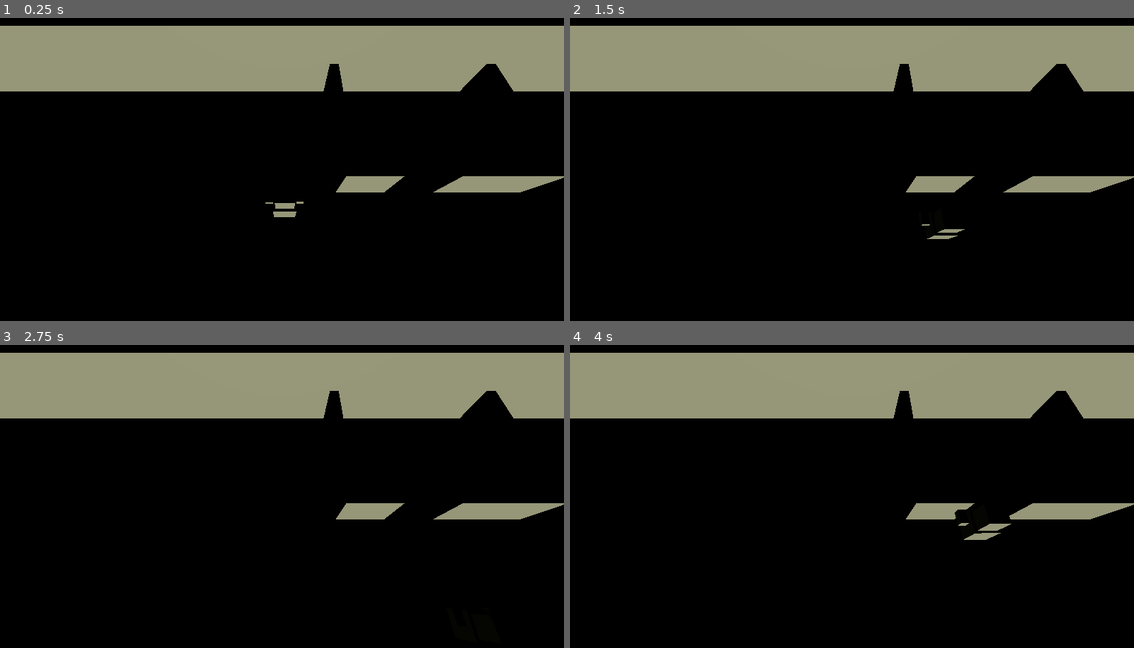
Above: before the commit, frames 1-4 (two rows, left to right).
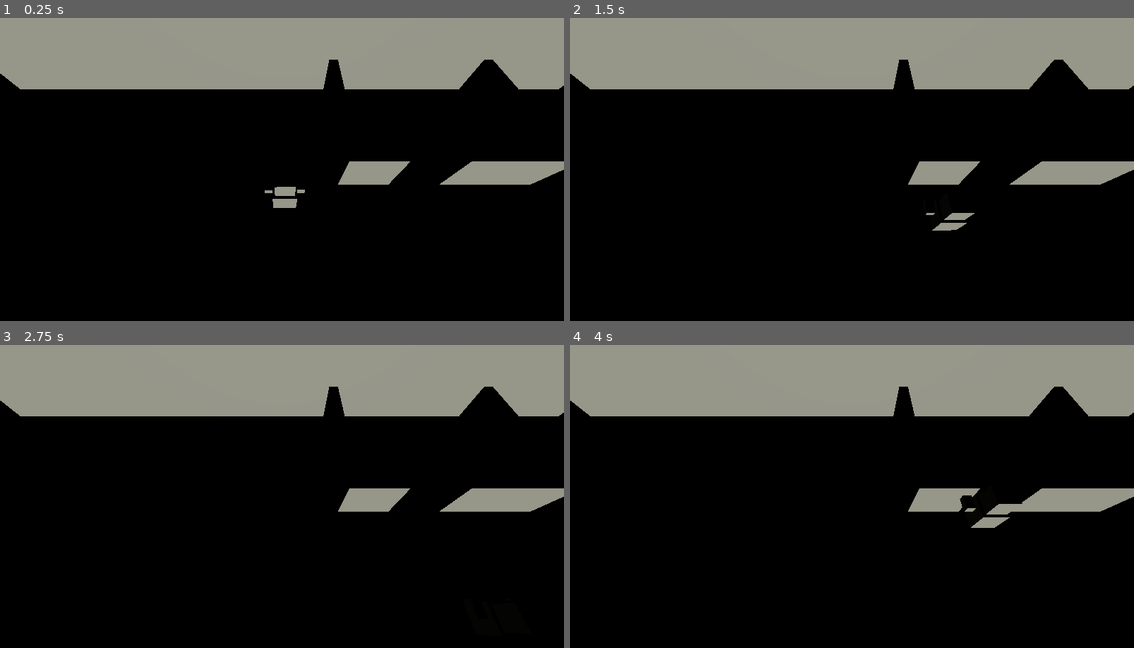
Above: after the commit, the same moments.

Repository: sstrac/tradingcargame
Game: Godot game, scene res://main.tscn
The game is run twice, just before and just after one commit, with the same random seed, the same clock (stepped at 60 frames per second) and the same inputs.
Inputs:
- Up to frame 1 (0.25 s): no input
- Up to frame 2 (1.5 s): tap Enter (ui_accept) at 0.5, 0.77 s; hold D (right) 0.53-1.28 s; hold S (down) from 1.28 s (still down)
- Up to frame 3 (2.75 s): tap Enter (ui_accept) at 1.52 s; release S (down) at 2.03 s; hold D (right) from 2.03 s (still down)
- Up to frame 4 (4 s): tap Enter (ui_accept) at 2.75, 3.02, 3.77 s; release D (right) at 2.78 s; hold W (up) 2.78-3.53 s; hold A (left) from 3.53 s (still down)

The runs differ from the first frame. In frame 1, 6.0% of the frame differs, in the area x 0-100%, y 0-66%; in frame 2, 6.0%; in frame 3, 5.7%; in frame 4, 6.1%, in the area x 0-100%, y 0-65%.

Commit message:
forecourt

Diff:
--- a/main.tscn
+++ b/main.tscn
@@ -1,36 +1,45 @@
-[gd_scene load_steps=6 format=3 uid="uid://oiis3e6lbkr7"]
+[gd_scene load_steps=9 format=3 uid="uid://oiis3e6lbkr7"]
 
 [ext_resource type="PackedScene" uid="uid://bpuy6gjqlhnr6" path="res://player.tscn" id="1_ytnnu"]
 [ext_resource type="PackedScene" uid="uid://dy1du43f7eojv" path="res://wall.tscn" id="2_xln2s"]
+[ext_resource type="Texture2D" uid="uid://ce8hn7w0rlpjn" path="res://textures/forecourt.png" id="3_tn3dh"]
 
 [sub_resource type="BoxShape3D" id="BoxShape3D_xr5i0"]
 size = Vector3(100, 2, 100)
 
-[sub_resource type="StandardMaterial3D" id="StandardMaterial3D_k0xdk"]
-albedo_color = Color(0.617484, 0.619351, 0.61657, 1)
+[sub_resource type="StandardMaterial3D" id="StandardMaterial3D_kirrs"]
+albedo_color = Color(0.515936, 0.531204, 0.525137, 1)
 
 [sub_resource type="BoxMesh" id="BoxMesh_m68wg"]
-material = SubResource("StandardMaterial3D_k0xdk")
+material = SubResource("StandardMaterial3D_kirrs")
 size = Vector3(50, 2, 50)
+
+[sub_resource type="StandardMaterial3D" id="StandardMaterial3D_i3l3c"]
+albedo_texture = ExtResource("3_tn3dh")
+
+[sub_resource type="PlaneMesh" id="PlaneMesh_08sf6"]
+material = SubResource("StandardMaterial3D_i3l3c")
 
 [node name="Main" type="Node"]
 
 [node name="CharacterBody3D" parent="." instance=ExtResource("1_ytnnu")]
 transform = Transform3D(1, 0, 0, 0, 1, 0, 0, 0, 1, 0, 2, 0)
 
-[node name="StaticBody3D" type="StaticBody3D" parent="."]
+[node name="Floor" type="StaticBody3D" parent="."]
+transform = Transform3D(1, 0, 0, 0, 1, 0, 0, 0, 1, 0, 0, 16)
 
-[node name="CollisionShape3D" type="CollisionShape3D" parent="StaticBody3D"]
+[node name="CollisionShape3D" type="CollisionShape3D" parent="Floor"]
 shape = SubResource("BoxShape3D_xr5i0")
 
-[node name="MeshInstance3D" type="MeshInstance3D" parent="StaticBody3D"]
+[node name="MeshInstance3D" type="MeshInstance3D" parent="Floor"]
+transform = Transform3D(1, 0, 0, 0, 1, 0, 0, 0, 1, 7, 0, 0)
 mesh = SubResource("BoxMesh_m68wg")
 
 [node name="Camera3D" type="Camera3D" parent="."]
-transform = Transform3D(1, 0, 0, 0, 0.422618, 0.906308, 0, -0.906308, 0.422618, 0, 11, 3)
+transform = Transform3D(1, 0, 0, 0, 0.5, 0.866025, 0, -0.866025, 0.5, 0, 10, 4)
 
 [node name="DirectionalLight3D" type="DirectionalLight3D" parent="."]
-light_color = Color(1, 1, 0.811765, 1)
+light_color = Color(0.998958, 1, 0.917747, 1)
 
 [node name="House" type="Node3D" parent="."]
 transform = Transform3D(1, 0, 0, 0, 1, 0, 0, 0, 1, 4, 0, 1)
@@ -48,13 +57,23 @@
 transform = Transform3D(-0.5, 0, 1.50996e-06, 0, 2, 0, -7.54979e-08, 0, -10, 8, 2, -7)
 
 [node name="OutsideWalls" type="Node3D" parent="."]
-transform = Transform3D(1, 0, 0, 0, 1, 0, 0, 0, 1, 0, -3, 0)
+transform = Transform3D(1, 0, 0, 0, 1.2, 0, 0, 0, 1, 0, -4, 0)
 
 [node name="Wall5" parent="OutsideWalls" instance=ExtResource("2_xln2s")]
-transform = Transform3D(-42.9503, 0, 9.83506e-07, 0, 4, 0, -2.08602e-06, 0, -2.25, 0.5, 6, -9)
+transform = Transform3D(-12.8851, 0, 9.83506e-07, 0, 4, 0, -6.25806e-07, 0, -2.25, 0.5, 6, -9)
+
+[node name="Wall8" parent="OutsideWalls" instance=ExtResource("2_xln2s")]
+transform = Transform3D(-12.8851, 0, 9.83506e-07, 0, 4, 0, -6.25806e-07, 0, -2.25, -11.5, 6, -9)
+
+[node name="Wall9" parent="OutsideWalls" instance=ExtResource("2_xln2s")]
+transform = Transform3D(-12.8851, 0, 9.83506e-07, 0, 4, 0, -6.25806e-07, 0, -2.25, 12.5, 6, -9)
 
 [node name="Wall6" parent="OutsideWalls" instance=ExtResource("2_xln2s")]
-transform = Transform3D(3.96343e-06, 0, 2.25, 0, 4, 0, -42.9503, 0, 1.08186e-06, -20.5, 6, 3)
+transform = Transform3D(3.96343e-06, 0, 2.25, 0, 4, 0, -42.9503, 0, 1.08186e-06, -18.5, 6, 3)
 
 [node name="Wall7" parent="OutsideWalls" instance=ExtResource("2_xln2s")]
-transform = Transform3D(3.96343e-06, 0, 2.25, 0, 4, 0, -42.9503, 0, 1.08186e-06, 21.5, 6, 3)
+transform = Transform3D(3.96343e-06, 0, 2.25, 0, 4, 0, -42.9503, 0, 1.08186e-06, 19.5, 6, 3)
+
+[node name="Forecourt" type="MeshInstance3D" parent="OutsideWalls"]
+transform = Transform3D(5.24506, 0, 0, 0, 1, 0, 0, 0, 4.07089, -8.62467, 4.17627, -2.9926)
+mesh = SubResource("PlaneMesh_08sf6")
Binary file added: textures/forecourt.png
Not shown, added: textures/forecourt.png.import
Binary file added: textures/wood_board.png
Not shown, added: textures/wood_board.png.import
